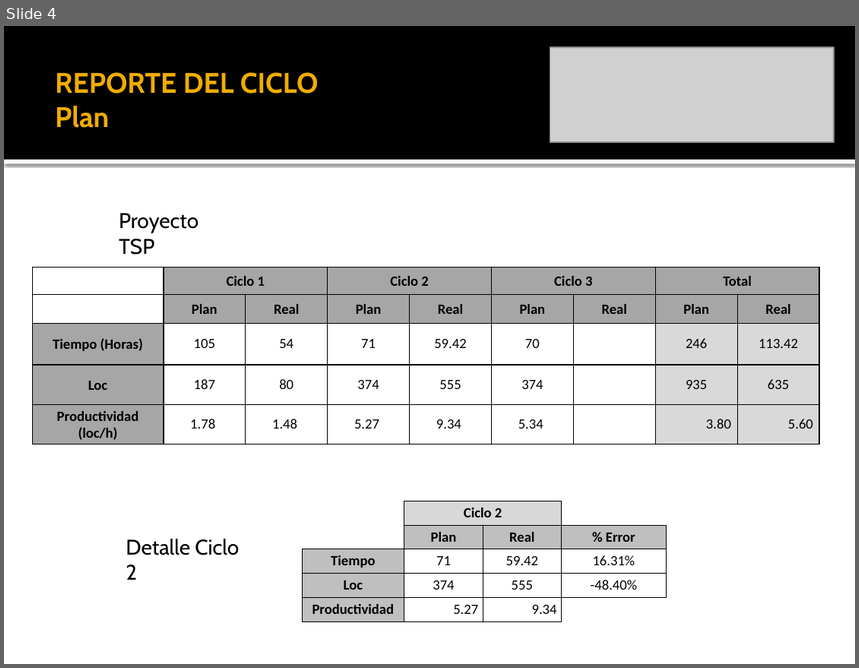
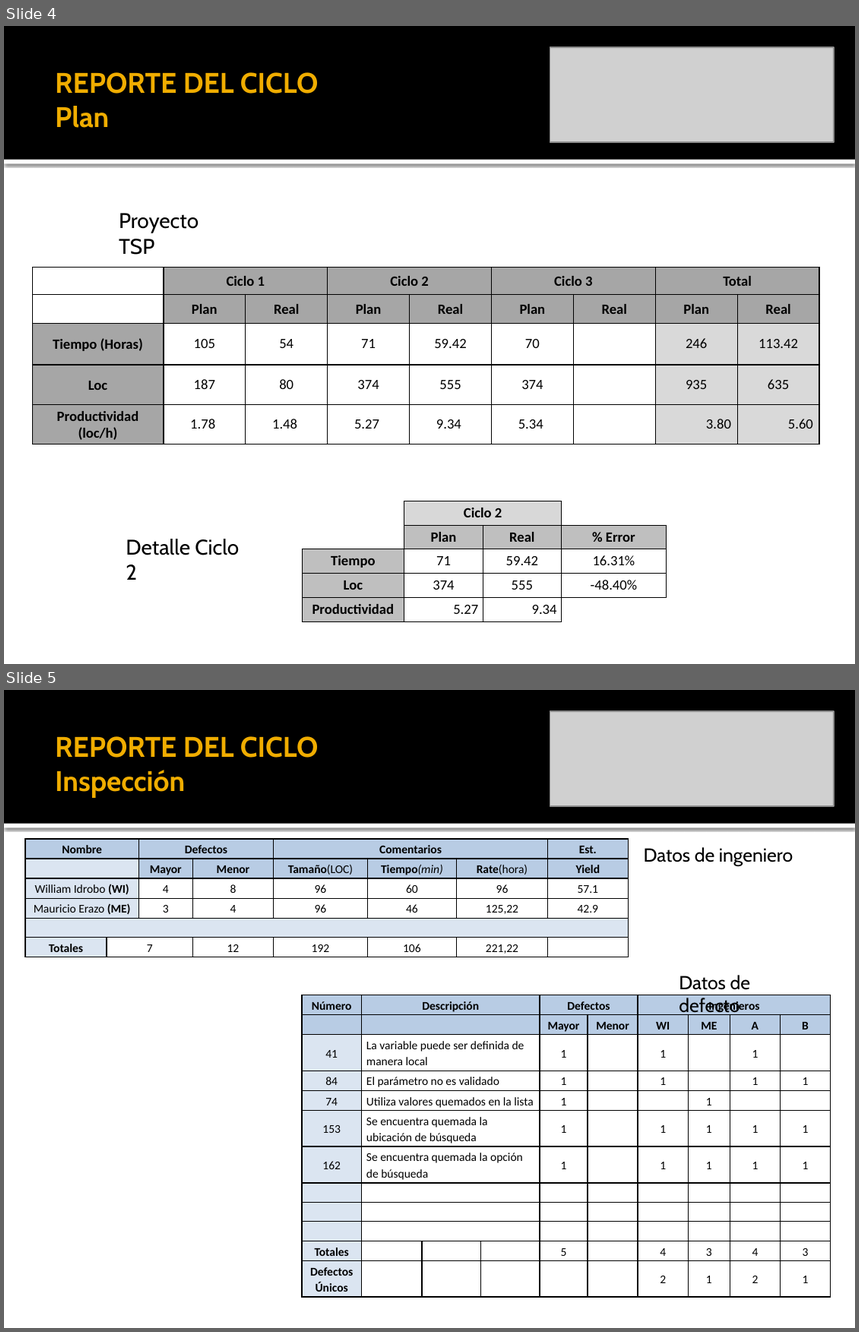
Before and after one commit to leseroth/ingenium-managment, a slide deck: CSOF5101 Ingeniera de Software/TSP/0323PostMortemTSPCiclo2.pptx. Shown one above the other, each under a label of ours: slide 4 before the commit, slides 4 and 5 after it. The pictures are 859x668 and 859x1332 pixels, drawn with LibreOffice and Linux fonts; fonts in the diff are those of the drawing; grey boxes stand for pictures. Boxes give left, top, right and bottom in pixels: in the first picture for what was removed or moved away, otherwise in the second. Text is boxed around its words. In the diff, an @@ line names an element or a change of style, - is before the commit and + after.

Commit message:
Version final del ciclo 2

```diff
--- a/CSOF5101 Ingeniera de Software/TSP/0323PostMortemTSPCiclo2.pptx
+++ b/CSOF5101 Ingeniera de Software/TSP/0323PostMortemTSPCiclo2.pptx
@@ slide 5 added at bbox=[4, 690, 855, 1328], background #FFFFFF; not listed: 2 template elements that a slide beside it also shows @@
@@ picture added at bbox=[550, 711, 834, 806] @@
@@ title added at bbox=[55, 736, 319, 797], 24 pt, text #F0AD00, bold @@
+REPORTE DEL CICLO
+Inspección
@@ table added at bbox=[25, 839, 628, 961], 6 rows, 8 columns @@
+Nombre |  | Defectos |  | Comentarios |  |  | Est.
+ |  | Mayor | Menor | Tamaño(LOC) | Tiempo(min) | Rate(hora) | Yield
+William Idrobo (WI) |  | 4 | 8 | 96 | 60 | 96 | 57.1
+Mauricio Erazo (ME) |  | 3 | 4 | 96 | 46 | 125,22 | 42.9
+ |  |  |  |  |  |  | 
+Totales | 7 |  | 12 | 192 | 106 | 221,22 | 
@@ text added at bbox=[644, 847, 793, 866], 16 pt, text #000000 @@
+Datos de ingeniero
@@ text added at bbox=[679, 975, 750, 1016], 16 pt, text #000000 @@
+Datos de defecto
@@ table added at bbox=[302, 995, 829, 1307], 12 rows, 10 columns @@
+Número | Descripción |  |  | Defectos |  | Ingenieros |  |  | 
+ |  |  |  | Mayor | Menor | WI | ME | A | B
+41 | La variable puede ser definida de manera local |  |  | 1 |  | 1 |  | 1 | 
+84 | El parámetro no es validado |  |  | 1 |  | 1 |  | 1 | 1
+74 | Utiliza valores quemados en la lista |  |  | 1 |  |  | 1 |  | 
+153 | Se encuentra quemada la ubicación de búsqueda |  |  | 1 |  | 1 | 1 | 1 | 1
+162 | Se encuentra quemada la opción de búsqueda |  |  | 1 |  | 1 | 1 | 1 | 1
+ |  |  |  |  |  |  |  |  | 
+ |  |  |  |  |  |  |  |  | 
+ |  |  |  |  |  |  |  |  | 
+Totales |  |  |  | 5 |  | 4 | 3 | 4 | 3
+Defectos Únicos |  |  |  |  |  | 2 | 1 | 2 | 1
```
Also in this commit, not shown: 9 slides changed, 5 slides removed, 1 other file.
